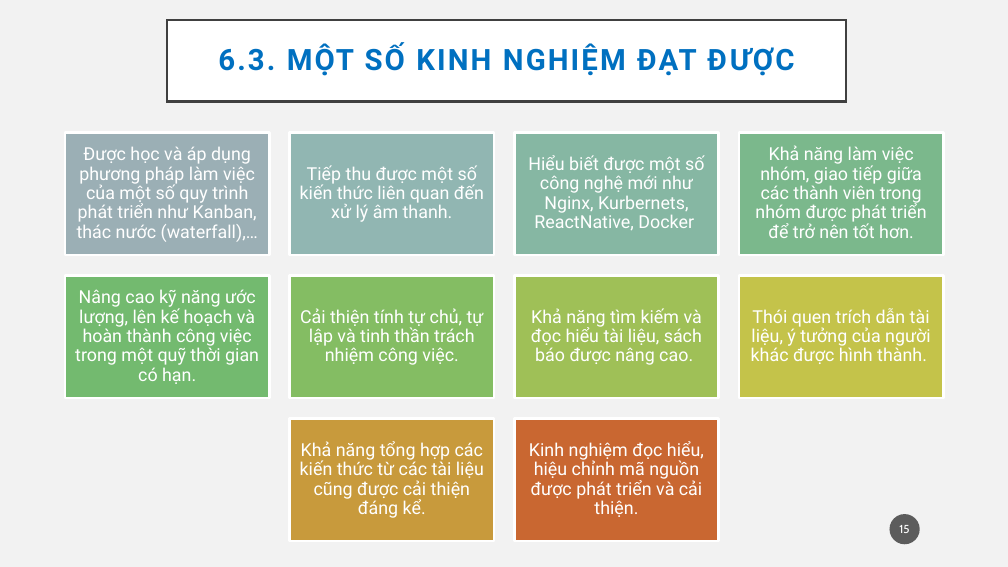
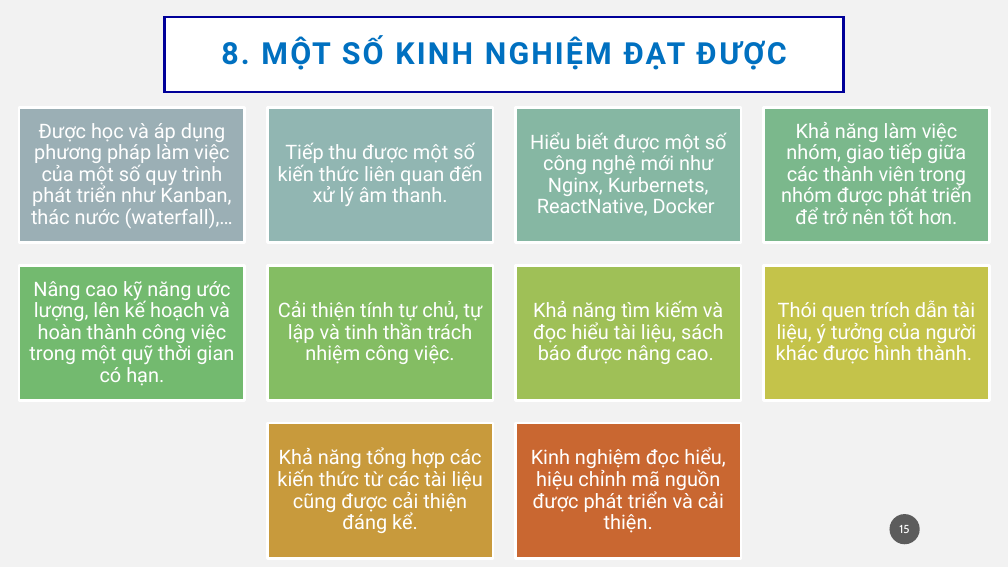
Before and after one commit to thanhtinhpas1/ViSpeech, a slide deck: slide 15 of src/release/public/documents/slide_kltn_06_19_20.pptx. Drawn at 1008x567 pixels with LibreOffice and Linux fonts; fonts in the diff are those of the drawing. Boxes give left, top, right and bottom in pixels: in the first picture for what was removed or moved away, otherwise in the second. Text is boxed around its words. In the diff, an @@ line names an element or a change of style, - is before the commit and + after.

```diff
--- a/src/release/public/documents/slide_kltn_06_19_20.pptx
+++ b/src/release/public/documents/slide_kltn_06_19_20.pptx
@@ title "8. MỘT SỐ KINH NGHIỆM ...": place and size @@
-title "8. MỘT SỐ KINH NGHIỆM ..." at (167,20,846,101)
+title "8. MỘT SỐ KINH NGHIỆM ..." at (164,17,843,92)
@@ title "8. MỘT SỐ KINH NGHIỆM ..." at (164,17,843,92): outline #404040 2.5 pt to #000099 2.5 pt @@
@@ title at (221,36,786,70): text changed; size 28 to 29 pt @@
-6.3. MỘT SỐ KINH NGHIỆM ĐẠT ĐƯỢC
+8. MỘT SỐ KINH NGHIỆM ĐẠT ĐƯỢC
@@ size 17 to 19 pt in 10 elements at (278,301,483,364), (533,300,723,364), (277,447,483,533), (531,447,725,533), (776,300,977,364), (29,281,235,386), (278,143,482,206), (530,132,727,216), (781,122,972,224), (31,123,233,228) @@
@@ text "Được học và áp dụng ...": place and size @@
-text "Được học và áp dụng ..." at (77,147,258,242)
+text "Được học và áp dụng ..." at (31,123,233,228)
@@ rectangle: place and size @@
-rectangle at (65,132,269,255)
+rectangle at (19,107,244,243)
@@ text "Tiếp thu được một số ...": place and size @@
-text "Tiếp thu được một số ..." at (300,165,484,222)
+text "Tiếp thu được một số ..." at (278,143,482,206)
@@ rectangle: place and size @@
-rectangle at (290,132,494,255)
+rectangle at (268,107,493,243)
@@ text "Hiểu biết được một số ...": place and size @@
-text "Hiểu biết được một số ..." at (528,155,704,230)
+text "Hiểu biết được một số ..." at (530,132,727,216)
@@ rectangle: place and size @@
-rectangle at (514,132,718,255)
+rectangle at (516,107,741,243)
@@ text "Khả năng làm việc nhóm, ...": place and size @@
-text "Khả năng làm việc nhóm, ..." at (755,145,927,238)
+text "Khả năng làm việc nhóm, ..." at (781,122,972,224)
@@ rectangle: place and size @@
-rectangle at (740,132,944,255)
+rectangle at (764,107,989,243)
@@ text "Nâng cao kỹ năng ước ...": place and size @@
-text "Nâng cao kỹ năng ước ..." at (75,289,259,384)
+text "Nâng cao kỹ năng ước ..." at (29,281,235,386)
@@ rectangle: place and size @@
-rectangle at (65,275,269,398)
+rectangle at (19,265,244,401)
@@ text "Cải thiện tính tự chủ, ...": place and size @@
-text "Cải thiện tính tự chủ, ..." at (300,308,484,365)
+text "Cải thiện tính tự chủ, ..." at (278,301,483,364)
@@ rectangle: place and size @@
-rectangle at (290,275,494,398)
+rectangle at (268,265,493,401)
@@ text "Khả năng tìm kiếm và ...": place and size @@
-text "Khả năng tìm kiếm và ..." at (531,308,702,365)
+text "Khả năng tìm kiếm và ..." at (533,300,723,364)
@@ rectangle: place and size @@
-rectangle at (514,275,718,398)
+rectangle at (516,265,741,401)
@@ text "Thói quen trích dẫn tài ...": place and size @@
-text "Thói quen trích dẫn tài ..." at (751,308,931,364)
+text "Thói quen trích dẫn tài ..." at (776,300,977,364)
@@ rectangle: place and size @@
-rectangle at (740,275,944,398)
+rectangle at (764,265,989,401)
@@ text "Khả năng tổng hợp các ...": place and size @@
-text "Khả năng tổng hợp các ..." at (300,441,484,518)
+text "Khả năng tổng hợp các ..." at (277,447,483,533)
@@ rectangle: place and size @@
-rectangle at (290,418,494,541)
+rectangle at (268,423,493,559)
@@ rectangle: place and size @@
-rectangle at (514,418,718,541)
+rectangle at (516,423,741,559)
```
Also in this commit, not shown: 15 other slides changed, 3 other files.
